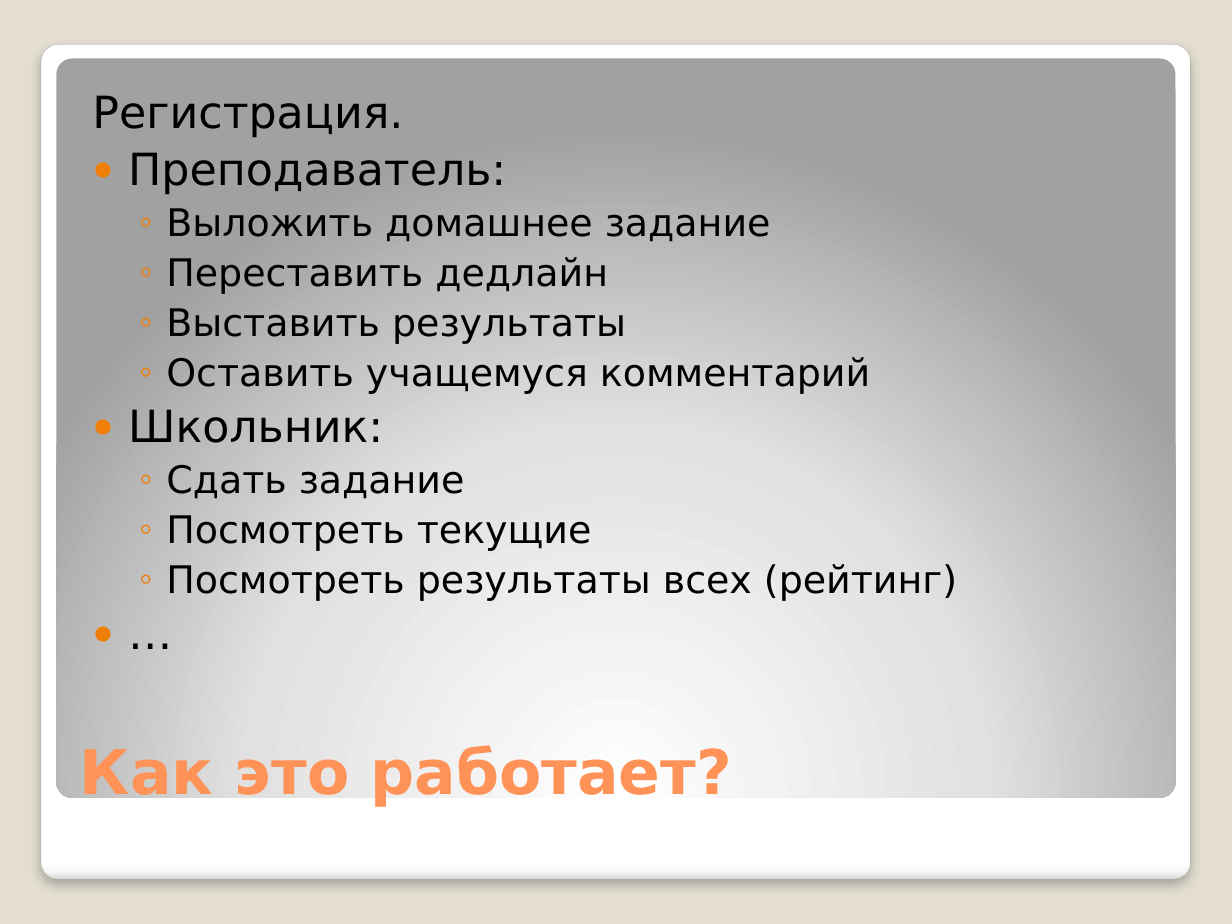
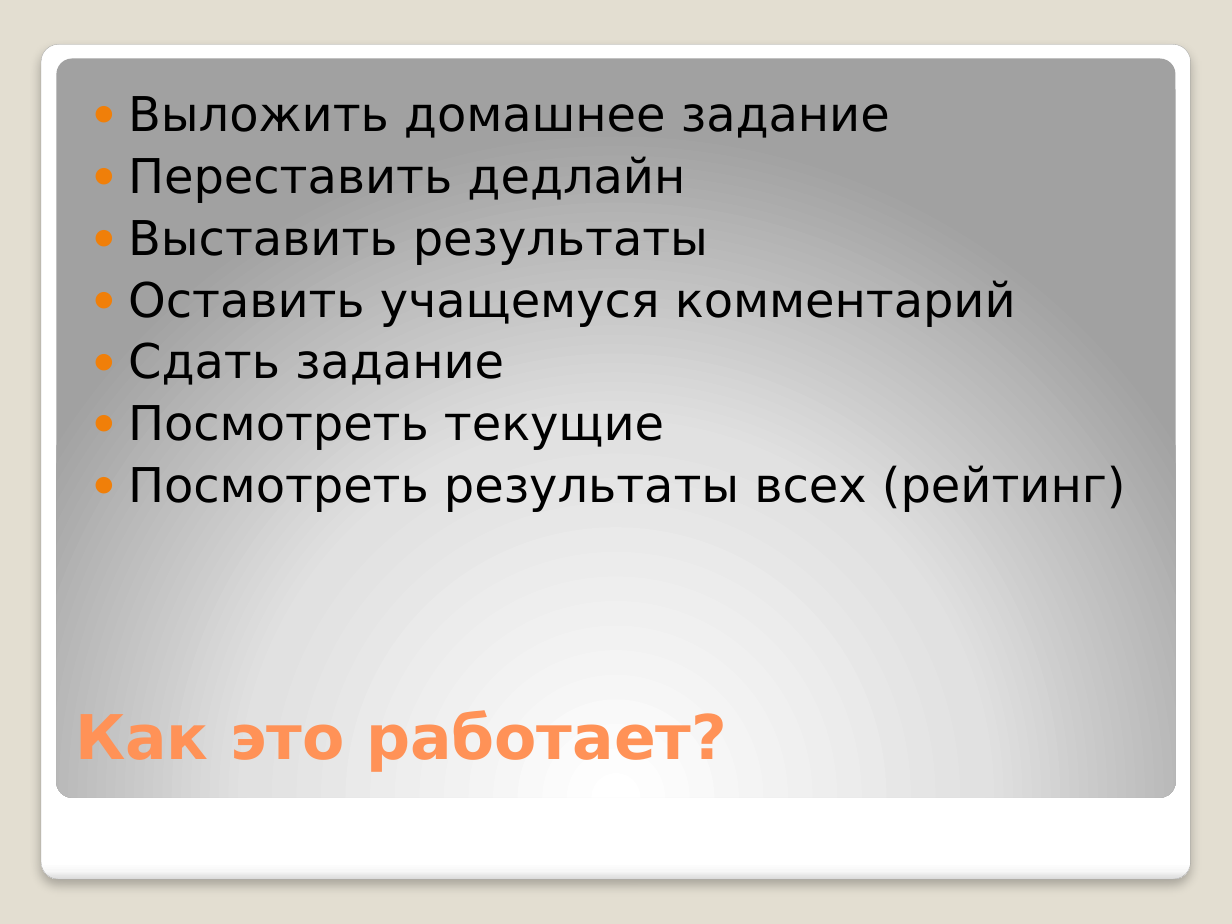
Before and after one commit to AlexandrSinitsyn/VK-bot, a slide deck: slide 3 of Presentation.pptx. Drawn at 1232x924 pixels with LibreOffice and Linux fonts; fonts in the diff are those of the drawing. Boxes give left, top, right and bottom in pixels: in the first picture for what was removed or moved away, otherwise in the second. Text is boxed around its words. In the diff, an @@ line names an element or a change of style, - is before the commit and + after.

```diff
--- a/Presentation.pptx
+++ b/Presentation.pptx
@@ text at [128, 96, 1126, 512]: paragraph removed @@
-● …
@@ text "Выложить домашнее задание" at [128, 96, 1126, 512]: size 22.2 to 28 pt; bullet ◦ to ●; list level 2 to 1 in "Выложить домашнее задание"; list level 2 to 1 in "Переставить дедлайн"; list level 2 to 1 in "Выставить результаты"; list level 2 to 1 in "Оставить учащемуся комментарий"; list level 2 to 1 in "Сдать задание"; list level 2 to 1 in "Посмотреть текущие"; list level 2 to 1 in "Посмотреть результаты всех (рейтинг)" @@
@@ text at [92, 95, 506, 194]: paragraphs removed @@
-Регистрация.
-● Преподаватель:
@@ text at [128, 409, 383, 443]: paragraph removed @@
-● Школьник:
@@ title "Как это работает?": place and size @@
-title "Как это работает?" at [80, 745, 732, 808]
+title "Как это работает?" at [75, 710, 727, 772]
```
Also in this commit, not shown: 2 other slides changed, 3 slides added, 1 slide removed, 2 other files.
